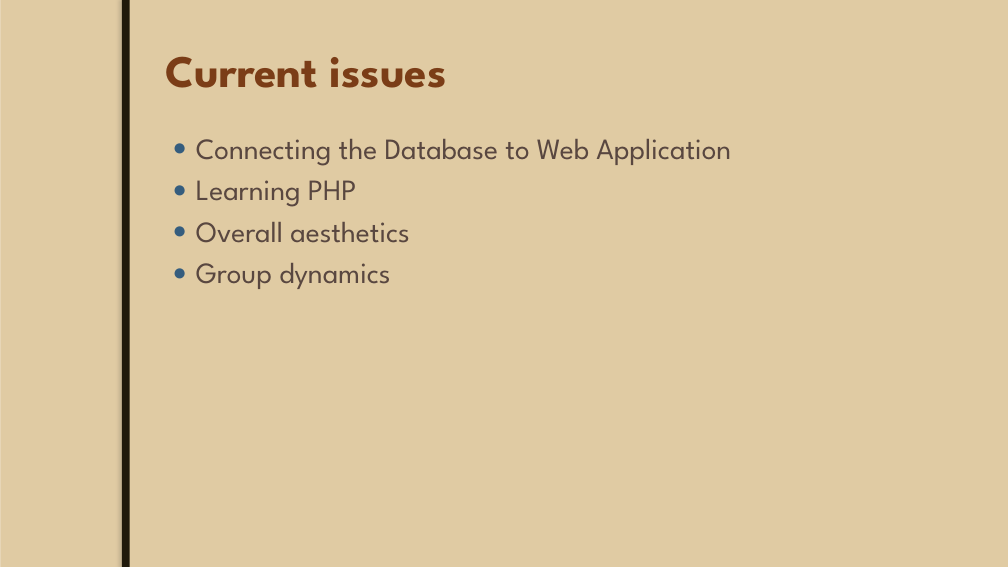
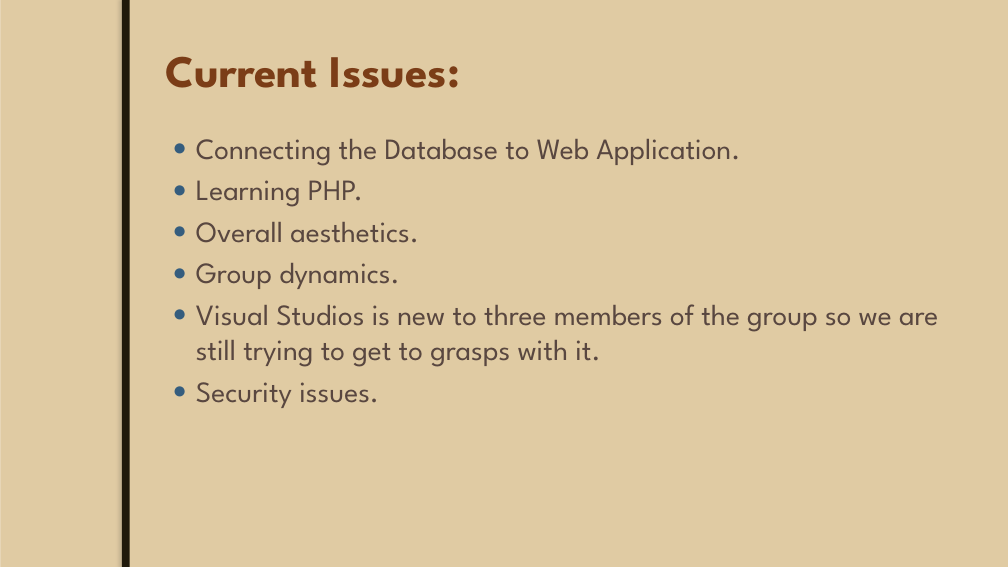
Before and after one commit to JoeyTatu/GoldenYears, a slide deck: slide 8 of Week 8 - Presentation slides/Mid-Term Project.pptx (slide 7 before the commit). Drawn at 1008x567 pixels with LibreOffice and Linux fonts; fonts in the diff are those of the drawing; background and template pictures are left out. Boxes give left, top, right and bottom in pixels: in the first picture for what was removed or moved away, otherwise in the second. Text is boxed around its words. In the diff, an @@ line names an element or a change of style, - is before the commit and + after.

Commit message:
Add files via upload
My part is still not completed as i would like to make a few more changes. I just wrote a few guidelines for myself. I will have complete before 8pm today.

```diff
--- a/Week 8 - Presentation slides/Mid-Term Project.pptx
+++ b/Week 8 - Presentation slides/Mid-Term Project.pptx
@@ title at <box>166,56,460,88</box>: text changed @@
-Current issues
+Current Issues:
@@ text at <box>196,139,938,408</box>: text changed @@
-● Connecting the Database to Web Application
-● Learning PHP
-● Overall aesthetics
-● Group dynamics
+● Connecting the Database to Web Application.
+● Learning PHP.
+● Overall aesthetics.
+● Group dynamics.
+● Visual Studios is new to three members of the group so we are still trying to get to grasps with it.
+● Security issues.
```
Also in this commit, not shown: 6 other slides changed, 1 slide added.
